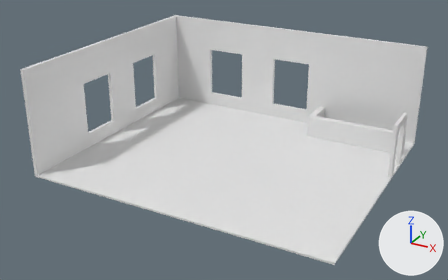
Renders of the Blender file blender/Fitnessstudio.blend from each side of a commit.
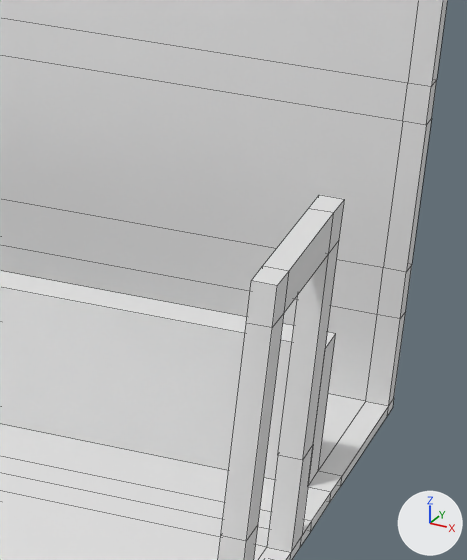
Each version appears first whole from a 50 mm camera at (38.2, -76.5, 38.1) aimed at (0.3, -7.8, 3.7), and next in a close-up on the part from 80% to 95% of the width and 30% to 59% of the height. Arrows for +X, +Y and +Z are at lower right; the lights stay in place. The close-ups show mesh edges as thin lines.
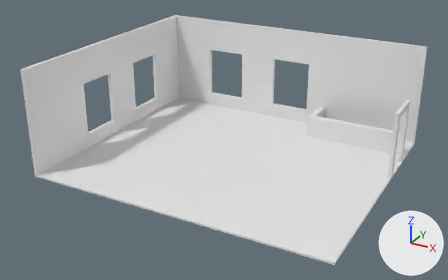
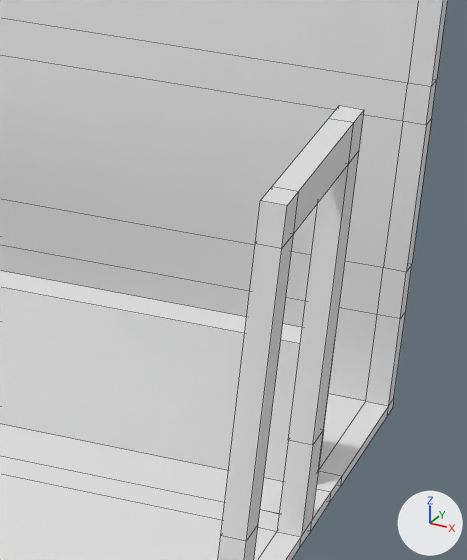
Where the change shows, as pixel boxes [x1, y1, x2, y2] in the close-ups (467 x 560 px; the box of a moved part takes in the faces that stretch with it):
part 1 of me_cube, moved or reshaped
    before: [221, 266, 289, 541]
    after: [221, 186, 299, 541]
part 2 of me_cube, moved or reshaped
    before: [0, 446, 313, 560]
    after: [0, 431, 323, 560]
part 3 of me_cube, moved or reshaped
    before: [263, 195, 344, 460]
    after: [273, 105, 364, 445]

The change in detail:
me_cube has 486 vertices, 491 faces, 1 loose edge and spans x -20.2..22.1, y -23.3..12.3, z 0.0..15.1.
me_cube is used by ob_cube; location (0.0, 0.0, 0.0).
me_cube part 1: all 8 vertices in x 21.6..22.1, y -0.9..-0.1, z 6.8..7.7 are moved by (0.0, 0.0, 1.6).
me_cube part 2: all 48 vertices in x -20.2..22.1, y 3.4..4.2, z 0.0..2.3 are moved by (0.0, 0.8, 0.0).
me_cube part 3: all 8 vertices in x 21.6..22.1, y 3.4..4.2, z 6.8..7.7 are moved by (0.0, 0.8, 1.6).
